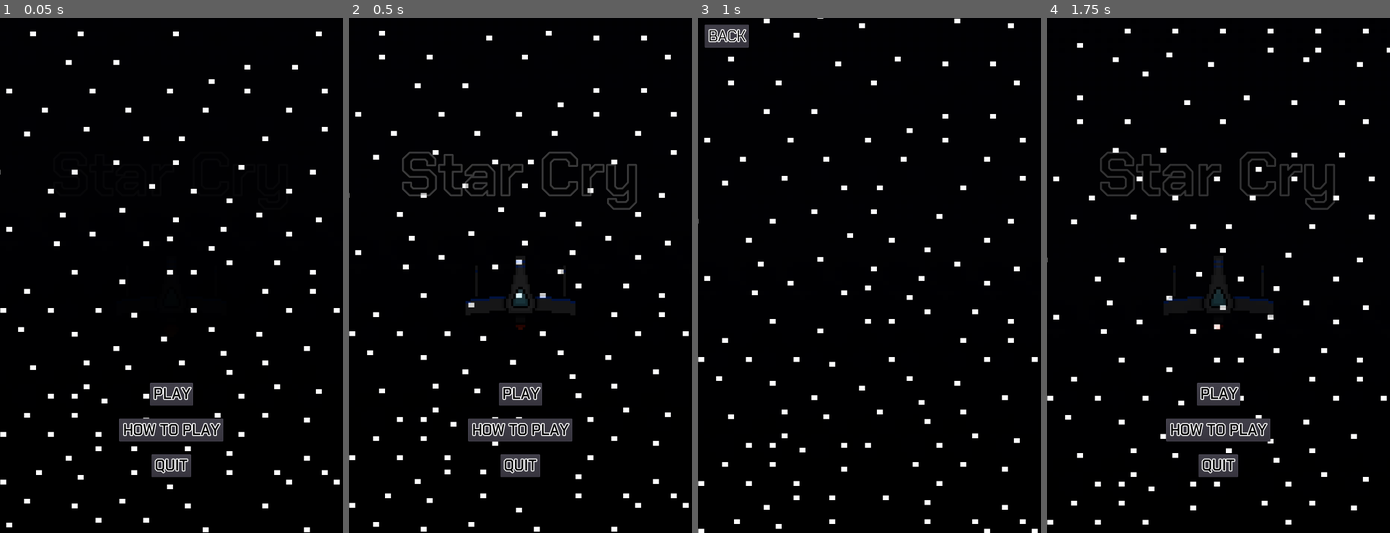
Above: before the commit, frames 1-4 (left to right).
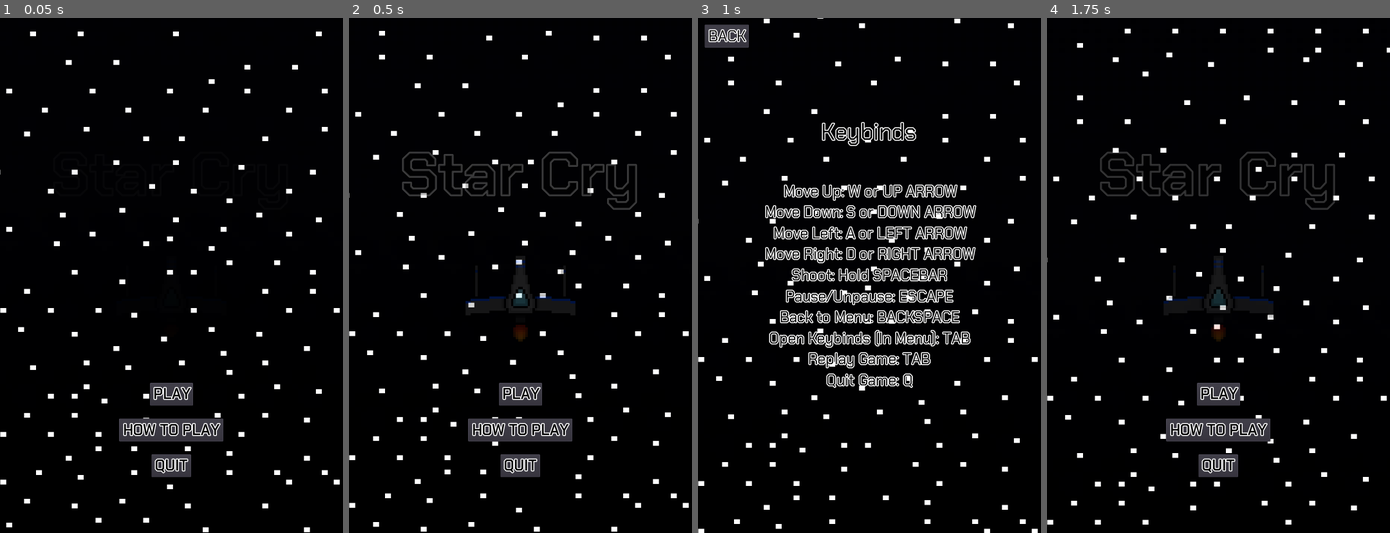
Above: after the commit, the same moments.

Repository: Cecilist/Final-BossFightBulletShooter
Game: Godot game, scene res://src/MainMenu.tscn
Two runs of this game, one before a commit and one after it. Both use one fixed random seed, a clock stepped at 60 frames per second and the inputs below.
Inputs:
- Up to frame 1 (0.05 s): no input
- Up to frame 2 (0.5 s): no input
- Up to frame 3 (1 s): click "HOW TO PLAY" at 0.5 s
- Up to frame 4 (1.75 s): click "BACK" at 1.25 s

Frame 1 is identical in both runs. In frame 2, less than 0.1% of the frame differs, in the area x 47-53%, y 60-63%; in frame 3, 7.9%, in the area x 19-82%, y 20-72%; in frame 4, less than 0.1%.

Commit message:
Add keybinds to in-game menu

Diff:
--- a/project/src/Instructions.tscn
+++ b/project/src/Instructions.tscn
@@ -1,9 +1,19 @@
-[gd_scene load_steps=4 format=2]
+[gd_scene load_steps=6 format=2]
 
 [ext_resource path="res://src/Instructions.gd" type="Script" id=1]
 [ext_resource path="res://assets/fonts/Chakra_Petch/ChakraPetch-Regular.ttf" type="DynamicFontData" id=2]
 
 [sub_resource type="DynamicFont" id=1]
+size = 32
+outline_size = 2
+font_data = ExtResource( 2 )
+
+[sub_resource type="DynamicFont" id=2]
+size = 48
+outline_size = 2
+font_data = ExtResource( 2 )
+
+[sub_resource type="DynamicFont" id=3]
 size = 32
 outline_size = 2
 font_data = ExtResource( 2 )
@@ -28,4 +38,45 @@
 "_edit_use_anchors_": false
 }
 
+[node name="KeybindsHeader" type="Label" parent="."]
+anchor_left = 0.5
+anchor_right = 0.5
+margin_left = -101.5
+margin_top = -331.517
+margin_right = 101.5
+margin_bottom = -268.517
+custom_fonts/font = SubResource( 2 )
+custom_colors/font_color = Color( 0, 0, 0, 1 )
+text = "Keybinds"
+__meta__ = {
+"_edit_use_anchors_": false
+}
+
+[node name="KeybindsText" type="Label" parent="."]
+anchor_left = 0.5
+anchor_top = 0.5
+anchor_right = 0.5
+anchor_bottom = 0.5
+margin_left = -229.0
+margin_top = -201.0
+margin_right = 229.0
+margin_bottom = 201.0
+custom_fonts/font = SubResource( 3 )
+custom_colors/font_color = Color( 0, 0, 0, 1 )
+text = "Move Up: W or UP ARROW
+Move Down: S or DOWN ARROW
+Move Left: A or LEFT ARROW
+Move Right: D or RIGHT ARROW
+Shoot: Hold SPACEBAR
+Pause/Unpause: ESCAPE
+Back to Menu: BACKSPACE
+Open Keybinds (In Menu): TAB
+Replay Game: TAB
+Quit Game: Q"
+align = 1
+valign = 1
+__meta__ = {
+"_edit_use_anchors_": false
+}
+
 [connection signal="pressed" from="BackButton" to="." method="_on_BackButton_pressed"]
--- a/project/src/MainMenu.tscn
+++ b/project/src/MainMenu.tscn
@@ -92,7 +92,7 @@
 scale = Vector2( 0.5, 0.5 )
 frames = SubResource( 6 )
 animation = "flying"
-frame = 1
+frame = 3
 playing = true
 
 [node name="PlayButton" type="Button" parent="."]
